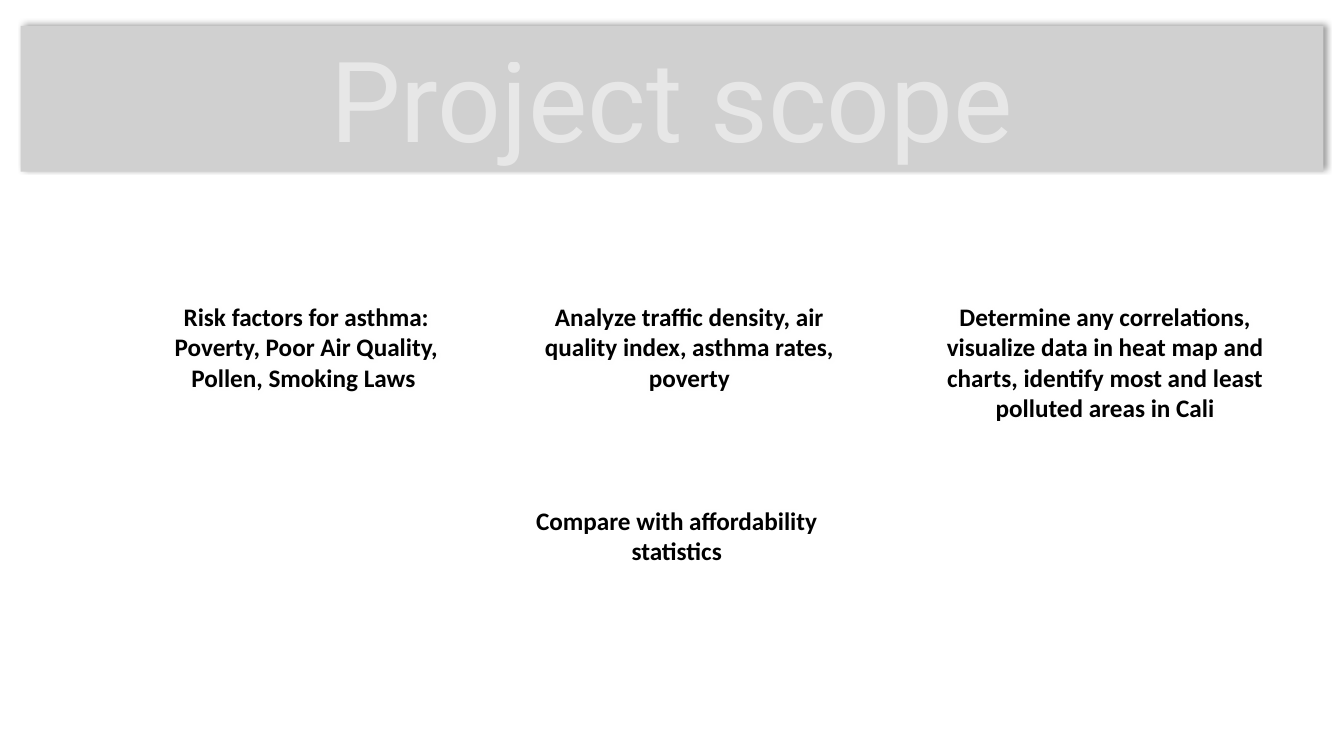
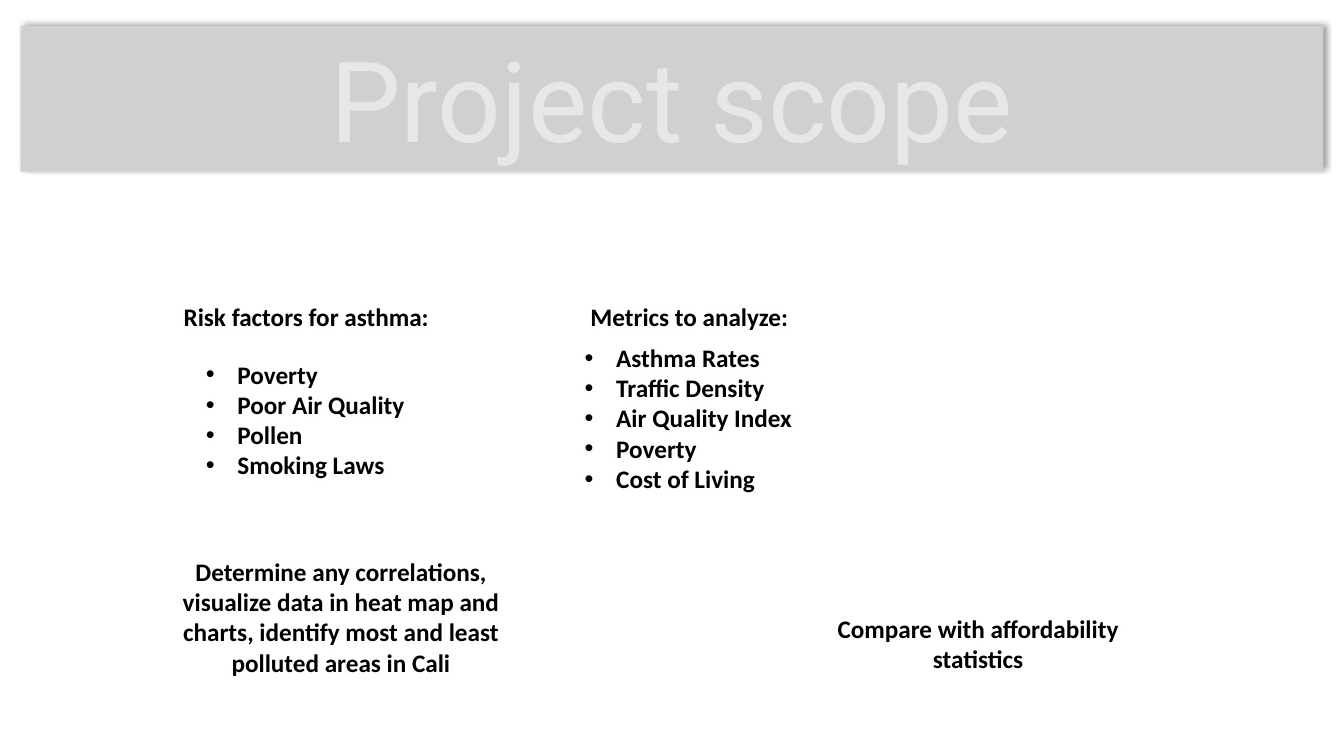
Before and after one commit to cljungkull/Project-2---CaliPolluts, a slide deck: slide 3 of presentation.pptx. Drawn at 1344x756 pixels with LibreOffice and Linux fonts; fonts in the diff are those of the drawing; grey boxes stand for pictures; background and template pictures are left out. Boxes give left, top, right and bottom in pixels: in the first picture for what was removed or moved away, otherwise in the second. Text is boxed around its words. In the diff, an @@ line names an element or a change of style, - is before the commit and + after.

Commit message:
Updates to ppt

```diff
--- a/presentation.pptx
+++ b/presentation.pptx
@@ text at bbox=[590, 308, 788, 330]: text changed @@
-Analyze traffic density, air quality index, asthma rates, poverty
+Metrics to analyze:
@@ text at bbox=[175, 338, 437, 392]: paragraph removed @@
-Poverty, Poor Air Quality, Pollen, Smoking Laws
@@ text added at bbox=[616, 349, 792, 493], 18 pt, text #000000, bold @@
+• Asthma Rates
+• Traffic Density
+• Air Quality Index
+• Poverty
+• Cost of Living
@@ text added at bbox=[237, 367, 404, 479], 18 pt, text #000000, bold @@
+• Poverty
+• Poor Air Quality
+• Pollen
+• Smoking Laws
@@ text "Determine any correlations, visualize data ...": place and size @@
-text "Determine any correlations, visualize data ..." at bbox=[947, 308, 1263, 421]
+text "Determine any correlations, visualize data ..." at bbox=[183, 563, 499, 676]
@@ text "Compare with affordability statistics": place and size @@
-text "Compare with affordability statistics" at bbox=[536, 512, 817, 561]
+text "Compare with affordability statistics" at bbox=[838, 620, 1119, 669]
```
Also in this commit, not shown: 8 other slides changed.
